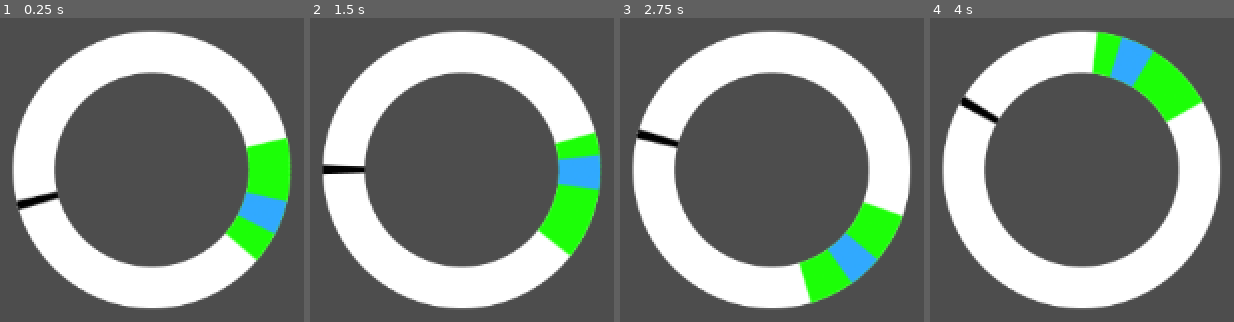
Above: before the commit, frames 1-4 (left to right).
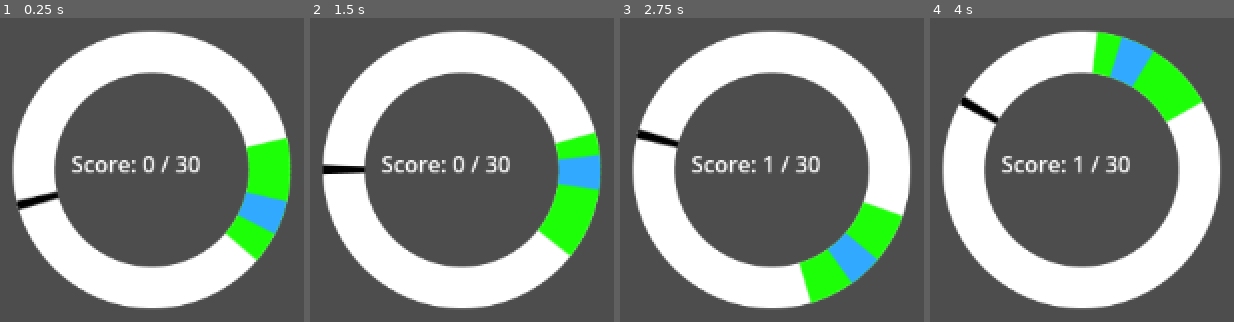
Above: after the commit, the same moments.

Repository: AbbyMage/Lofa-I-Beats
Game: Godot game, scene res://circular_skill_check.tscn
Two runs of this game, one before a commit and one after it. Both use one fixed random seed, a clock stepped at 60 frames per second and the inputs below. This scene is started directly instead of the project's main scene.
Inputs (mouse positions are in pixels of both pictures, inside the frame that each line leads up to):
- Up to frame 1 (0.25 s): no input
- Up to frame 2 (1.5 s): tap Enter (ui_accept) at 0.5, 1.35 s; move the mouse to (outside the picture) at 0.52 s; hold Right (ui_right) 0.53-1.28 s; hold Enter (ui_accept) 0.53-1.28 s; tap Space (space) at 0.6 s; move the mouse to (outside the picture) at 1.27 s; hold Down (ui_down) from 1.28 s (still down)
- Up to frame 3 (2.75 s): tap Enter (ui_accept) at 1.52, 1.82 s; tap Space (space) at 1.55, 2.1 s; move the mouse to (outside the picture) at 2.02 s; release Down (ui_down) at 2.03 s; hold Right (ui_right) from 2.03 s (still down); hold Enter (ui_accept) from 2.03 s (still down)
- Up to frame 4 (4 s): move the mouse to (outside the picture) at 2.77 s; release Right (ui_right) at 2.78 s; release Enter (ui_accept) at 2.78 s; hold Up (ui_up) 2.78-3.53 s; tap Space (space) at 2.85 s; tap Enter (ui_accept) at 3.02, 3.32 s; move the mouse to (outside the picture) at 3.52 s; hold Left (ui_left) from 3.53 s (still down); hold Enter (ui_accept) from 3.53 s (still down)

The runs differ from the first frame. In frame 1, 1.1% of the frame differs, in the area x 23-66%, y 45-52%; in frame 2, 1.1%; in frame 3, 1.1%; in frame 4, 1.1%.

Commit message:
score brod
added a score counter

Diff:
--- a/rythem_game/circular_skill_check.tscn
+++ b/rythem_game/circular_skill_check.tscn
@@ -28,3 +28,13 @@
 
 [node name="Pointer" type="Sprite2D" parent="Circle"]
 texture = ExtResource("5_hvy81")
+
+[node name="ScoreLabel" type="Label" parent="."]
+layout_mode = 1
+anchors_preset = -1
+anchor_right = 0.035
+anchor_bottom = 0.035
+offset_left = 334.0
+offset_top = 160.0
+offset_right = 333.68
+offset_bottom = 160.32
--- a/rythem_game/control.tscn
+++ b/rythem_game/control.tscn
@@ -1,8 +1,6 @@
-[gd_scene load_steps=3 format=3 uid="uid://uq3c3iq0ogk3"]
+[gd_scene load_steps=2 format=3 uid="uid://uq3c3iq0ogk3"]
 
 [ext_resource type="Script" path="res://scripts/skill_check_bar.gd" id="1_a4111"]
-
-[sub_resource type="Curve2D" id="Curve2D_iu4rp"]
 
 [node name="Control" type="Control"]
 layout_mode = 3
@@ -44,5 +42,11 @@
 offset_bottom = 150.0
 color = Color(0.708293, 0.20369, 0.309243, 1)
 
-[node name="Path2D" type="Path2D" parent="."]
-curve = SubResource("Curve2D_iu4rp")
+[node name="ScoreLabel" type="Label" parent="."]
+layout_mode = 0
+offset_left = 216.0
+offset_top = 160.0
+offset_right = 325.0
+offset_bottom = 227.0
+text = "score:
+"
--- a/rythem_game/scenae/lv3.tscn
+++ b/rythem_game/scenae/lv3.tscn
@@ -16,4 +16,3 @@
 [node name="NoPainNoGrain" parent="." index="0"]
 visible = false
 position = Vector2(-171, -37)
-scale = Vector2(0.0800971, 0.0706522)
--- a/rythem_game/scripts/circular_skill_check.gd
+++ b/rythem_game/scripts/circular_skill_check.gd
@@ -1,5 +1,7 @@
 extends Control
 
+const POINTS_TO_WIN = 30
+var score = 0
 
 const min_rot: float = deg_to_rad(180)
 const max_rot: float = deg_to_rad(-180)
@@ -23,7 +25,10 @@
 @onready var perfect: Node = get_node("Circle/Perfect")
 @onready var pointer: Node = get_node("Circle/Pointer")
 
+@onready var score_label = $ScoreLabel
+
 func _ready() -> void:
+	update_score_lable()
 	_set_pos()
 
 
@@ -41,9 +46,13 @@
 	if Input.is_action_just_pressed("space"):
 		if pointer_rot >= perfect_min_offset and pointer_rot <= perfect_max_offset:
 			print("perfect")
+			score += 2
+			update_score_lable()
 		else:
 			if pointer_rot >= good_min_offset and pointer_rot <= good_max_offset:
 				print("good")
+				score += 1
+				update_score_lable()
 			else:
 				print("miss")
 		_set_pos()
@@ -64,3 +73,8 @@
 	#print("P min: " + str(perfect_min_offset))
 	#print("pointer rot: " + str(pointer_rot))
 	#print("---------------")
+
+
+
+func update_score_lable():
+	score_label.text = "Score: " + str(score) + " / " + str(POINTS_TO_WIN)
--- a/rythem_game/scripts/skill_check_bar.gd
+++ b/rythem_game/scripts/skill_check_bar.gd
@@ -13,6 +13,9 @@
 
 const DECAY_DELAY = 1.8  # time before speedo decay
 
+const POINTS_TO_WIN = 30
+var score = 0
+
 var pointer_speed = 0.0
 var going_right = true
 var time_since_perfect = 0.0
@@ -21,8 +24,10 @@
 @onready var pointer = $pointer
 @onready var good_zone = $Goodzone
 @onready var perfect_zone = $perfect
+@onready var score_label = $ScoreLabel
 
 func _ready():
+	update_score_lable()
 	randomize()
 	pointer_speed = base_speed
 	setup_zones()
@@ -72,12 +77,18 @@
 
 # input (space bar goes brrr)
 func _unhandled_input(event):
+
+
 	if event.is_action_pressed("ui_accept"):
 		if is_in_zone(perfect_zone):
+			score += 2
+			update_score_lable()
 			print("PERFECT!")
 			pointer_speed = min(pointer_speed + speed_increase, max_speed)
 			time_since_perfect = 0.0
 		elif is_in_zone(good_zone):
+			score += 1
+			update_score_lable()
 			print("Meh could be better!")
 		else:
 			print("Dissapoingting!")
@@ -92,3 +103,6 @@
 	var zone_left = zone.position.x
 	var zone_right = zone.position.x + zone.size.x
 	return pointer_x >= zone_left and pointer_x <= zone_right
+
+func update_score_lable():
+	score_label.text = "Score: " + str(score) + " / " + str(POINTS_TO_WIN)
Binary file added: rythem_game/resorces/New Piskel.png
Not shown, added: rythem_game/resorces/New Piskel.png.import
Not shown, added: .DS_Store
